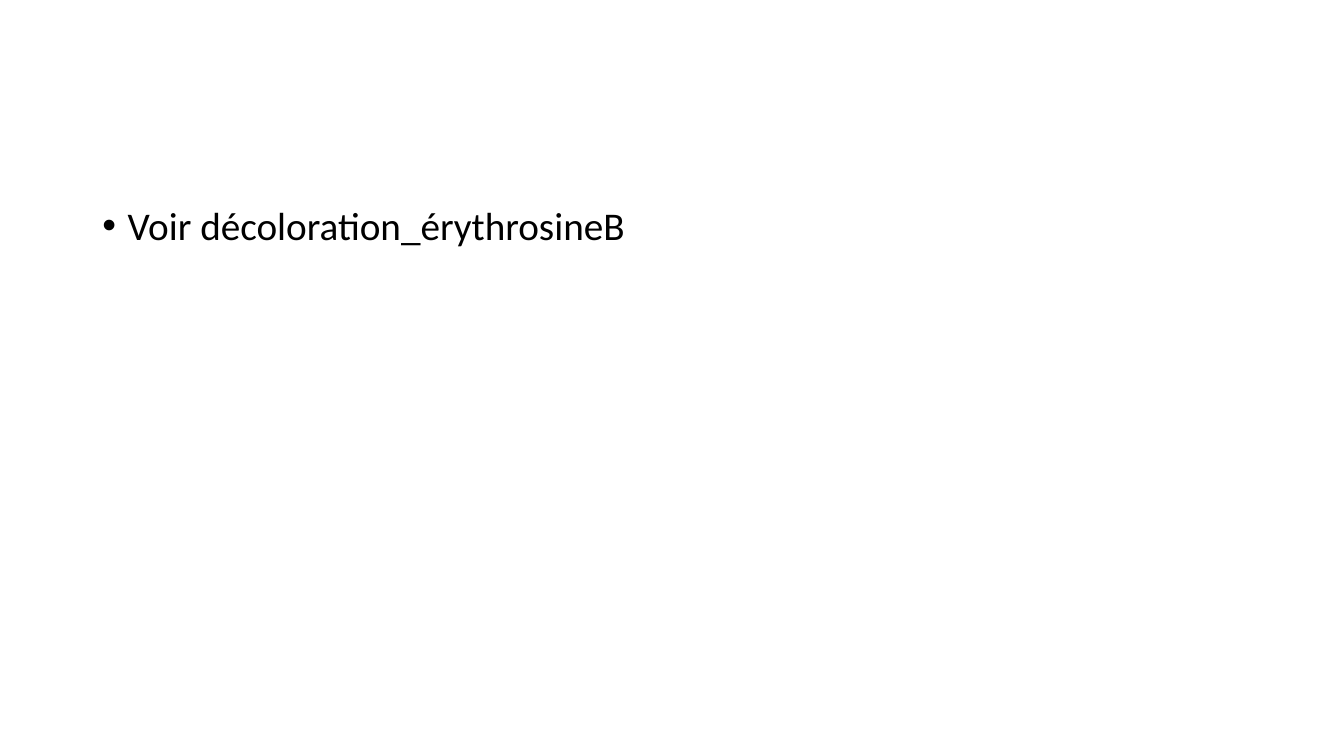
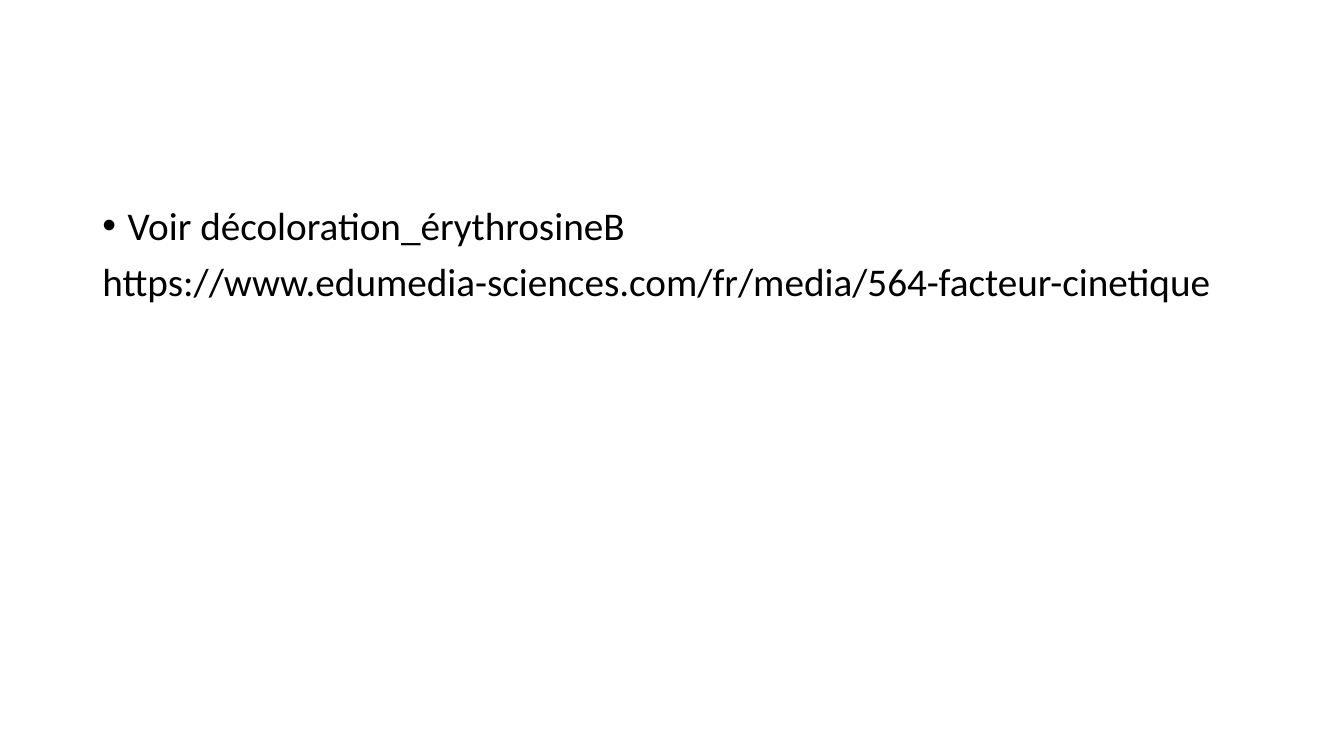
Before and after one commit to VBremaud/VBremaud.github.io, a slide deck: slide 24 of assets/pptx/LC21.pptx (slide 26 before the commit). Drawn at 1344x756 pixels with LibreOffice and Linux fonts; fonts in the diff are those of the drawing. Boxes give left, top, right and bottom in pixels: in the first picture for what was removed or moved away, otherwise in the second. Text is boxed around its words. In the diff, an @@ line names an element or a change of style, - is before the commit and + after.

```diff
--- a/assets/pptx/LC21.pptx
+++ b/assets/pptx/LC21.pptx
@@ text at [102, 268, 1210, 303]: paragraph added @@
+https://www.edumedia-sciences.com/fr/media/564-facteur-cinetique
```
Also in this commit, not shown: 2 other slides changed, 1 slide added, 3 slides removed.
